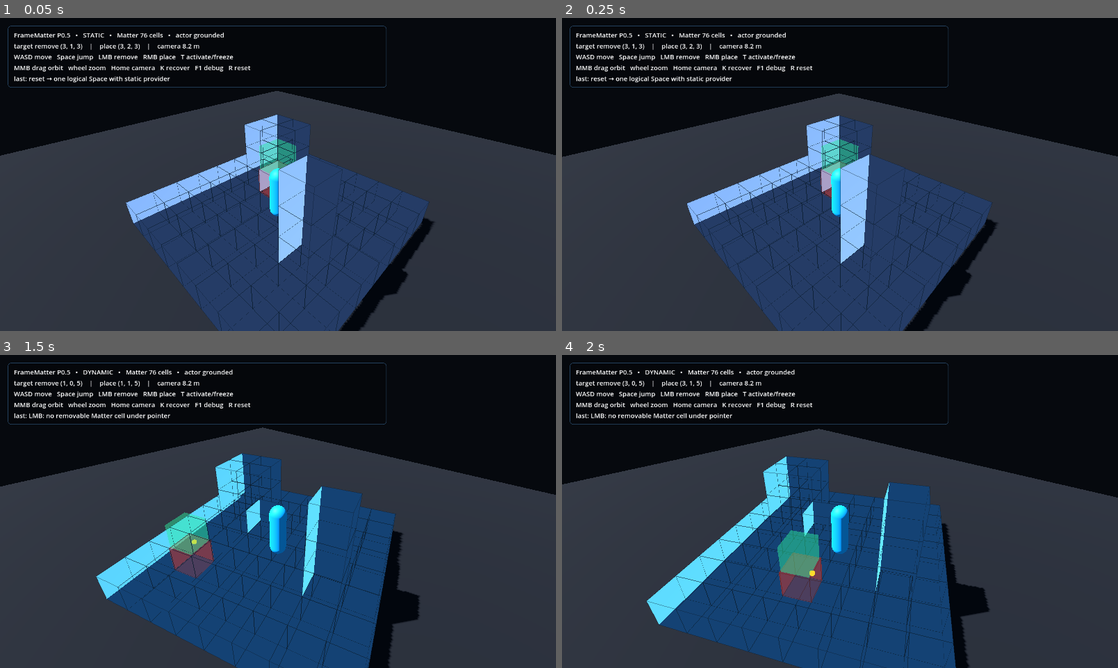
Above: before the commit, frames 1-4 (two rows, left to right).
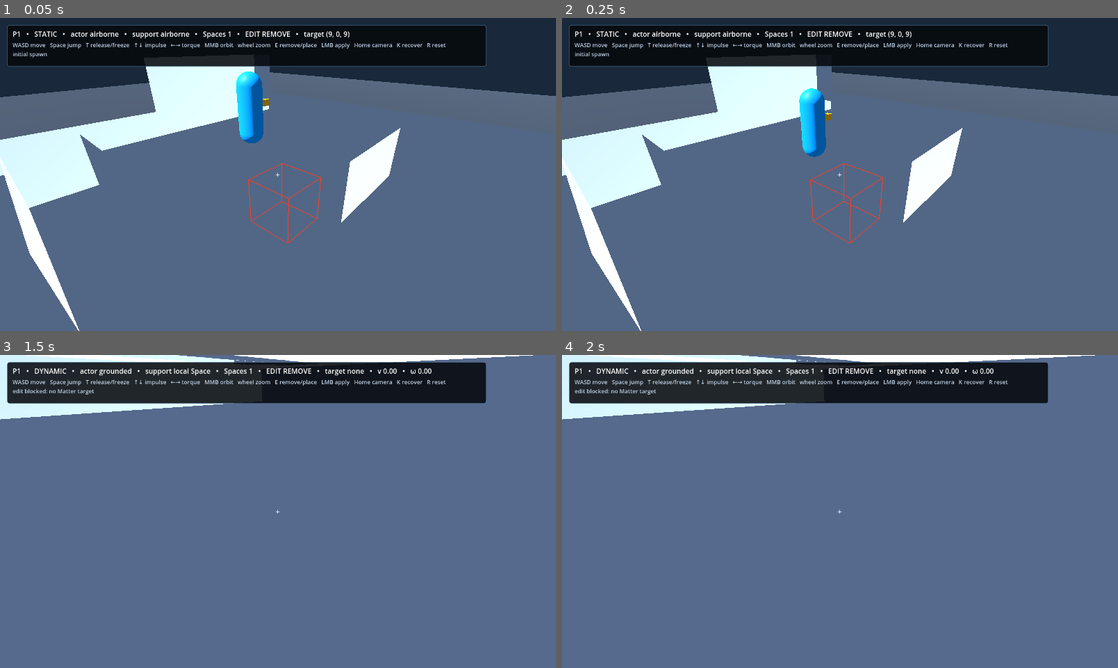
Above: after the commit, the same moments.

Repository: Jozzpoly/FrameMatter-Lab
Game: Godot game, scene res://p1/main.tscn
Two runs of this game, one before a commit and one after it. Both use one fixed random seed, a clock stepped at 60 frames per second and the inputs below. Before the commit the project starts from res://lab/main.tscn.
Inputs (mouse positions are in pixels of both pictures, inside the frame that each line leads up to):
- Up to frame 1 (0.05 s): no input
- Up to frame 2 (0.25 s): no input
- Up to frame 3 (1.5 s): tap Enter at 0.5 s; move the mouse to (400, 495) at 0.52 s; hold Right (p1_space_yaw_right, bound only after the commit) 0.53-1.25 s; hold T (p1_space_toggle, bound only after the commit) 0.53-1.25 s; click (400, 495) at 0.67 s; tap Space (p1_jump) at 0.77 s; drag from (166, 527) to (250, 574) at 1.27 s
- Up to frame 4 (2 s): no input

The runs differ from the first frame. In frame 1, 91% of the frame differs, in the area x 0-100%, y 0-100%; in frame 2, 91%; in frame 3, 95%; in frame 4, 95%.
Error after the commit: Invalid call. Nonexistent function 'get_global_transform_interpolated' in base 'Node3D (SpaceQueryCharacter)'. (res://p1/camera_rig.gd:74)

Commit message:
Promote P1 as canonical project scene

Diff:
--- a/project.godot
+++ b/project.godot
@@ -2,7 +2,7 @@
 
 [application]
 config/name="FrameMatter Lab"
-run/main_scene="res://lab/main.tscn"
+run/main_scene="res://p1/main.tscn"
 
 [display]
 window/size/viewport_width=1280
@@ -60,6 +60,31 @@
 "events": [Object(InputEventMouseButton,"resource_local_to_scene":false,"resource_name":"","device":-1,"window_id":0,"a …(253 unchanged characters)…
 ]
 }
+p1_space_toggle={
+"deadzone": 0.2,
+"events": [Object(InputEventKey,"resource_local_to_scene":false,"resource_name":"","device":-1,"window_id":0,"alt_pressed":false,"shift_pressed":false,"ctrl_pressed":false,"meta_pressed":false,"pressed":false,"keycode":0,"physical_keycode":84,"key_label":0,"unicode":116,"location":0,"echo":false,"script":null)
+]
+}
+p1_space_forward_impulse={
+"deadzone": 0.2,
+"events": [Object(InputEventKey,"resource_local_to_scene":false,"resource_name":"","device":-1,"window_id":0,"alt_pressed":false,"shift_pressed":false,"ctrl_pressed":false,"meta_pressed":false,"pressed":false,"keycode":4194320,"physical_keycode":0,"key_label":0,"unicode":0,"location":0,"echo":false,"script":null)
+]
+}
+p1_space_back_impulse={
+"deadzone": 0.2,
+"events": [Object(InputEventKey,"resource_local_to_scene":false,"resource_name":"","device":-1,"window_id":0,"alt_pressed":false,"shift_pressed":false,"ctrl_pressed":false,"meta_pressed":false,"pressed":false,"keycode":4194322,"physical_keycode":0,"key_label":0,"unicode":0,"location":0,"echo":false,"script":null)
+]
+}
+p1_space_yaw_left={
+"deadzone": 0.2,
+"events": [Object(InputEventKey,"resource_local_to_scene":false,"resource_name":"","device":-1,"window_id":0,"alt_pressed":false,"shift_pressed":false,"ctrl_pressed":false,"meta_pressed":false,"pressed":false,"keycode":4194319,"physical_keycode":0,"key_label":0,"unicode":0,"location":0,"echo":false,"script":null)
+]
+}
+p1_space_yaw_right={
+"deadzone": 0.2,
+"events": [Object(InputEventKey,"resource_local_to_scene":false,"resource_name":"","device":-1,"window_id":0,"alt_pressed":false,"shift_pressed":false,"ctrl_pressed":false,"meta_pressed":false,"pressed":false,"keycode":4194321,"physical_keycode":0,"key_label":0,"unicode":0,"location":0,"echo":false,"script":null)
+]
+}
 
 [layer_names]
 3d_physics/layer_1="Matter + solid world"
